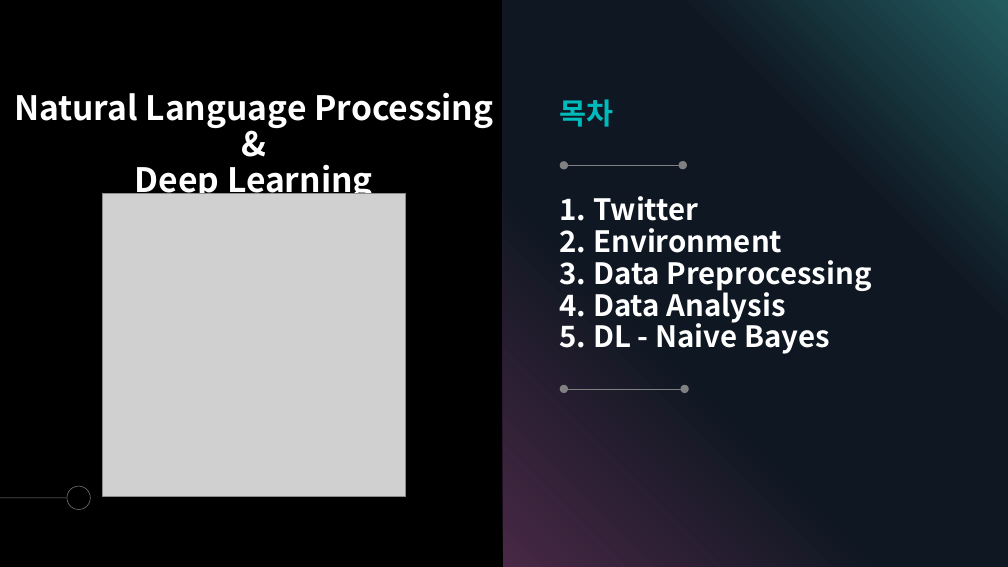
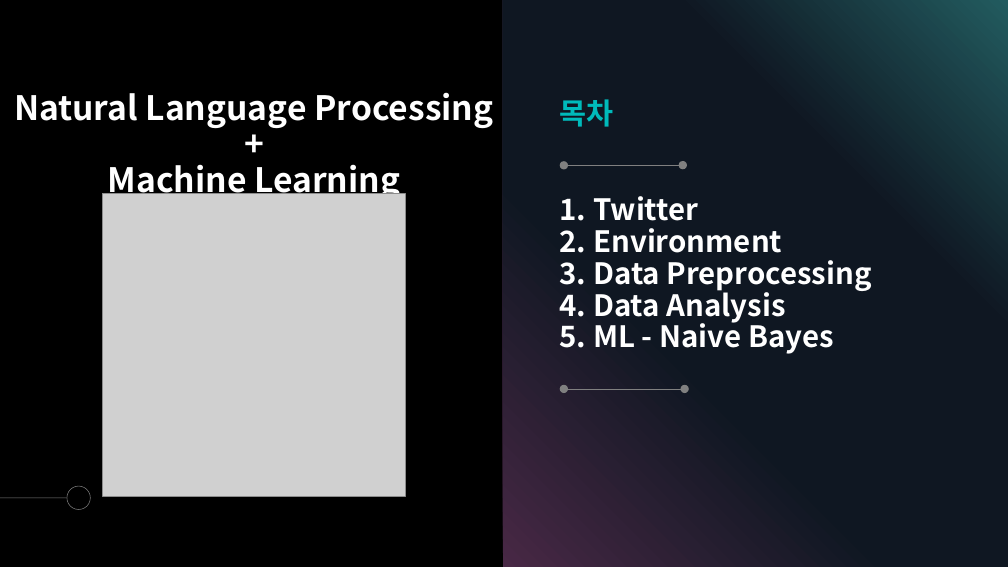
Before and after one commit to lsw6684/NLP_ML_Project, a slide deck: slide 2 of images/readMe.pptx. Drawn at 1008x567 pixels with LibreOffice and Linux fonts; fonts in the diff are those of the drawing; grey boxes stand for pictures. Boxes give left, top, right and bottom in pixels: in the first picture for what was removed or moved away, otherwise in the second. Text is boxed around its words. In the diff, an @@ line names an element or a change of style, - is before the commit and + after.

```diff
--- a/images/readMe.pptx
+++ b/images/readMe.pptx
@@ text at (108, 164, 400, 202): text changed @@
-&
-Deep Learning
++
+Machine Learning
@@ title at (560, 196, 872, 354): text changed @@
-1. Twitter
-2. Environment
-3. Data Preprocessing
-4. Data Analysis
-5. DL - Naive Bayes
+1. Twitter
+2. Environment
+3. Data Preprocessing
+4. Data Analysis
+5. ML - Naive Bayes
```
Also in this commit, not shown: 7 other slides changed, 9 other files.
